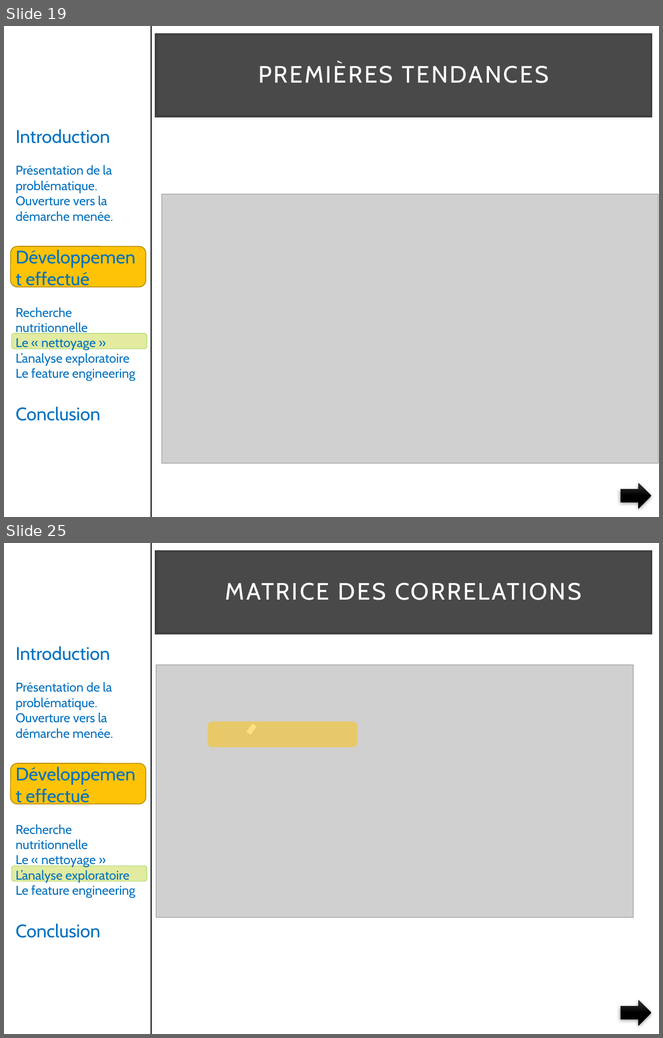
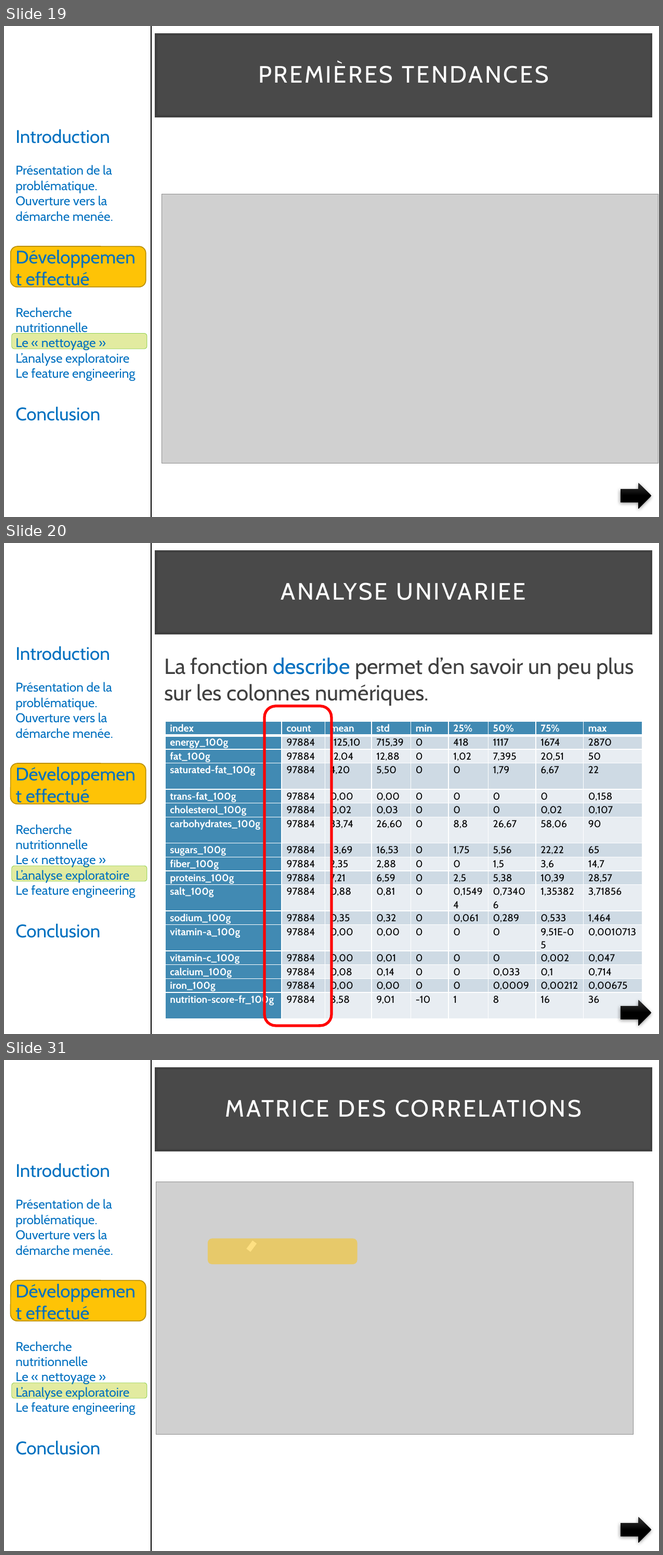
Before and after one commit to pfroide/python, a slide deck: Projet_2/presentation_v4.pptx. Shown one above the other, each under a label of ours: slides 19 and 25 before the commit, slides 19, 20 and 31 after it; the slides between them are not shown. The pictures are 663x1038 and 663x1555 pixels, drawn with LibreOffice and Linux fonts; fonts in the diff are those of the drawing; grey boxes stand for pictures. Boxes give left, top, right and bottom in pixels: in the first picture for what was removed or moved away, otherwise in the second. Text is boxed around its words. In the diff, an @@ line names an element or a change of style, - is before the commit and + after.

```diff
--- a/Projet_2/presentation_v4.pptx
+++ b/Projet_2/presentation_v4.pptx
@@ slide 20 added at bbox=[4, 543, 659, 1034], background #FFFFFF; not listed: 4 template elements that a slide beside it also shows @@
@@ title added at bbox=[156, 551, 651, 633], fill #0D0D0D at 75% opacity, outline #404040 2.5 pt, 26 pt, text #FFFFFF @@
+ANALYSE UNIVARIEE
@@ text added at bbox=[164, 657, 635, 706], 24 pt, text #404040 @@
+La fonction describe permet d’en savoir un peu plus sur les colonnes numériques.
@@ rounded rectangle added at bbox=[265, 706, 332, 1026], outline #FF0000 3 pt @@
@@ table added at bbox=[165, 722, 644, 1019], 17 rows, 9 columns @@
+index | count | mean | std | min | 25% | 50% | 75% | max
+energy_100g | 97884 | 1125,10 | 715,39 | 0 | 418 | 1117 | 1674 | 2870
+fat_100g | 97884 | 12,04 | 12,88 | 0 | 1,02 | 7,395 | 20,51 | 50
+saturated-fat_100g | 97884 | 4,20 | 5,50 | 0 | 0 | 1,79 | 6,67 | 22
+trans-fat_100g | 97884 | 0,00 | 0,00 | 0 | 0 | 0 | 0 | 0,158
+cholesterol_100g | 97884 | 0,02 | 0,03 | 0 | 0 | 0 | 0,02 | 0,107
+carbohydrates_100g | 97884 | 33,74 | 26,60 | 0 | 8,8 | 26,67 | 58,06 | 90
+sugars_100g | 97884 | 13,69 | 16,53 | 0 | 1,75 | 5,56 | 22,22 | 65
+fiber_100g | 97884 | 2,35 | 2,88 | 0 | 0 | 1,5 | 3,6 | 14,7
+proteins_100g | 97884 | 7,21 | 6,59 | 0 | 2,5 | 5,38 | 10,39 | 28,57
+salt_100g | 97884 | 0,88 | 0,81 | 0 | 0,15494 | 0,73406 | 1,35382 | 3,71856
+sodium_100g | 97884 | 0,35 | 0,32 | 0 | 0,061 | 0,289 | 0,533 | 1,464
+vitamin-a_100g | 97884 | 0,00 | 0,00 | 0 | 0 | 0 | 9,51E-05 | 0,0010713
+vitamin-c_100g | 97884 | 0,00 | 0,01 | 0 | 0 | 0 | 0,002 | 0,047
+calcium_100g | 97884 | 0,08 | 0,14 | 0 | 0 | 0,033 | 0,1 | 0,714
+iron_100g | 97884 | 0,00 | 0,00 | 0 | 0 | 0,0009 | 0,00212 | 0,00675
+nutrition-score-fr_100g | 97884 | 8,58 | 9,01 | -10 | 1 | 8 | 16 | 36
@@ right arrow added at bbox=[621, 1000, 651, 1026], fill gradient #393939 to #000000 @@
@@ what was slide 25 is now slide 31 @@
```
Also in this commit, not shown: 5 slides changed, 8 other slides added, 3 slides removed.
